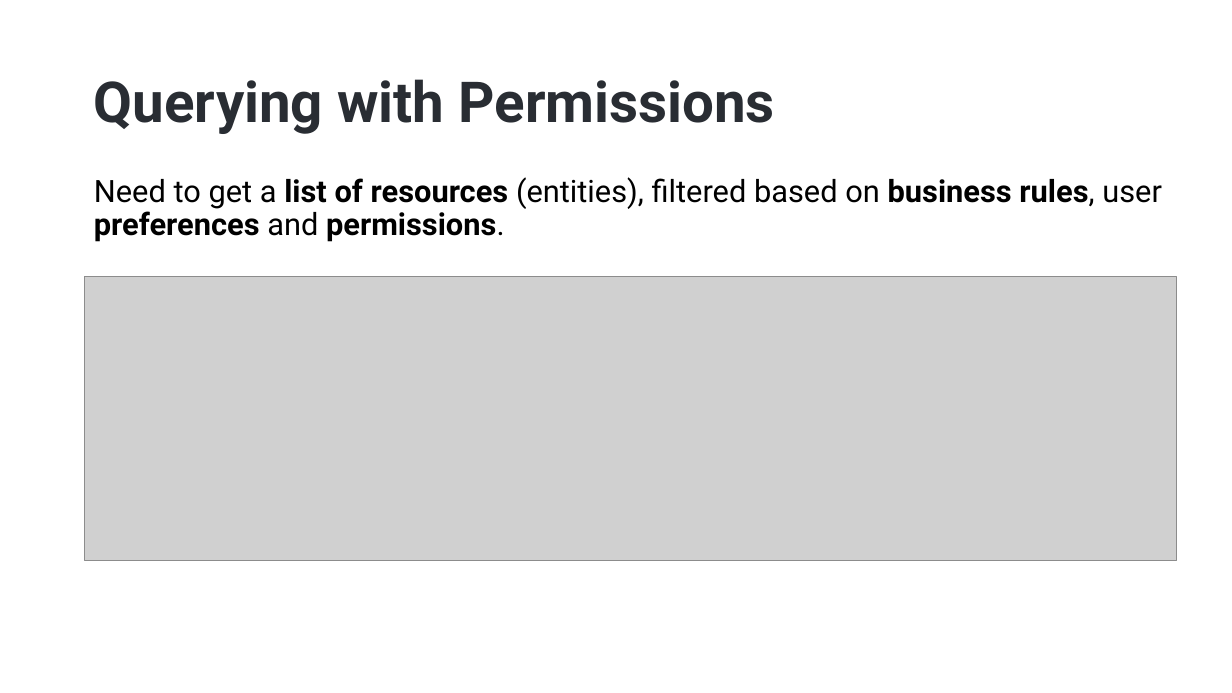
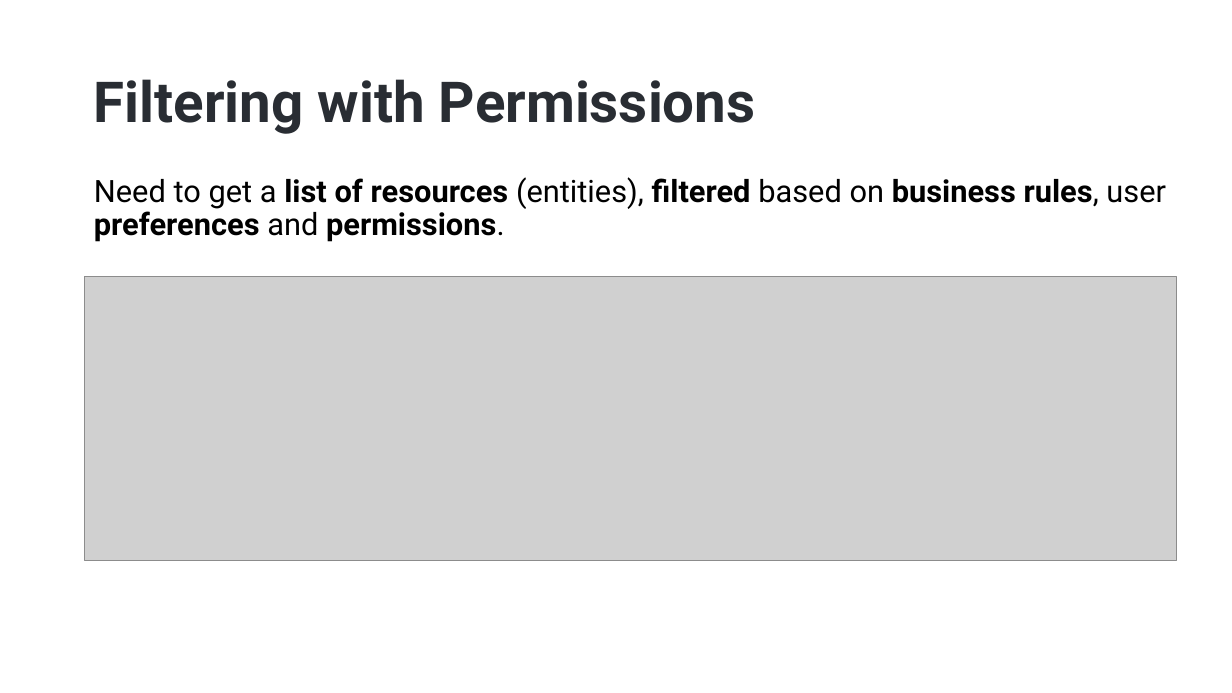
Before and after one commit to hikalkan/presentations, a slide deck: slide 28 of 2022-10-15 Authorization-In-Distributed-Systems/Authorization-In-Distributed-Systems.pptx. Drawn at 1232x693 pixels with LibreOffice and Linux fonts; fonts in the diff are those of the drawing; grey boxes stand for pictures; background and template pictures are left out. Boxes give left, top, right and bottom in pixels: in the first picture for what was removed or moved away, otherwise in the second. Text is boxed around its words. In the diff, an @@ line names an element or a change of style, - is before the commit and + after.

```diff
--- a/2022-10-15 Authorization-In-Distributed-Systems/Authorization-In-Distributed-Systems.pptx
+++ b/2022-10-15 Authorization-In-Distributed-Systems/Authorization-In-Distributed-Systems.pptx
@@ title at (94,79,756,134): text changed @@
-Querying with Permissions
+Filtering with Permissions
@@ text "Need to get a list ..." at (94,177,1166,242): bold on in "filtered" @@
```
